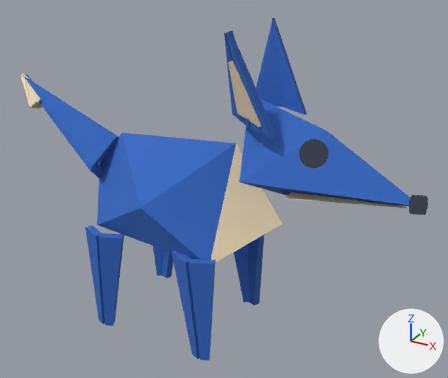
The glTF model models/foldlings/foldling_fox_multiply_divide.glb as it was, and as the next commit left it.
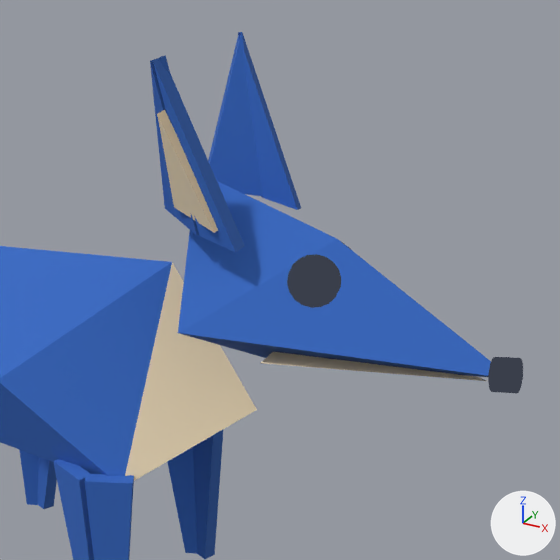
Old and new are each drawn whole from a 50 mm lens placed at (0.0528, -0.0876, 0.0729), pointed at (0.0035, 0.002, 0.0281) and again close up on the part from 32% to 100% of the width and 0% to 81% of the height. Every picture has the same lights, and +X, +Y and +Z are marked at lower right. The first two pictures are the older version. Where no turn or scale is listed for an object, it has been applied to the vertices. Vertices at exactly the same position are counted once.

The first close-up shows 'body', 'ear_l', 'ear_r', 'head', 'leg_br', 'leg_fl', 'leg_fr'.
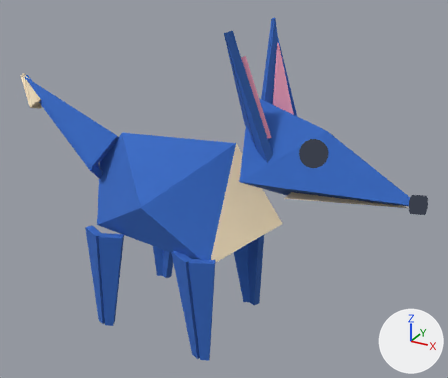
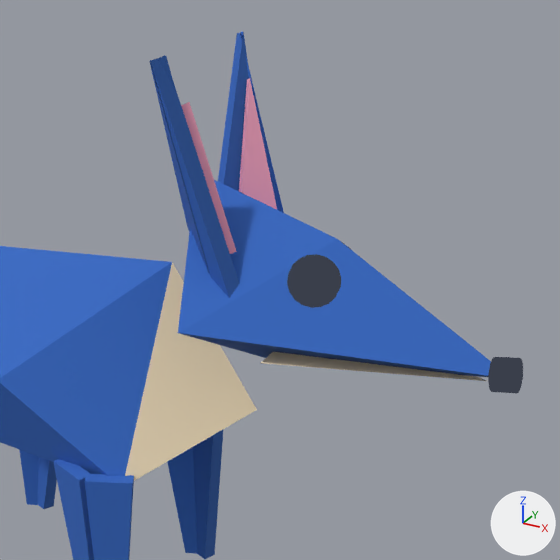
Changed parts and their boxes [x1, y1, x2, y2] in the close-ups (560 x 560 px):
'ear_l', reshaped
    before: [150, 55, 245, 252]
    after: [149, 55, 240, 298]
'ear_r', reshaped
    before: [208, 32, 301, 210]
    after: [218, 32, 284, 213]
part 1 of me_ear_l, rebuilt (24% wider, 20% taller)
    before: [150, 55, 199, 235]
    after: [149, 56, 210, 273]
part 2 of me_ear_l, rebuilt
    before: [153, 56, 245, 252]
    after: [151, 55, 240, 298]
part 3 of me_ear_l, deleted (beige)
    before: [157, 110, 218, 233]
part 4 of me_ear_l, added
    after: [181, 102, 237, 254]
part 5 of me_ear_r, rebuilt
    before: [208, 32, 263, 196]
    after: [218, 32, 249, 191]
part 6 of me_ear_r, rebuilt
    before: [238, 32, 301, 210]
    after: [240, 33, 284, 213]
part 7 of me_ear_r, added (pink)
    after: [239, 78, 277, 210]

The change in detail:
Material 'pink' (mat_pink) is new.
Its base color is (0.922, 0.376, 0.527) (pink #f6a5c0).
Its roughness is 0.95.
me_ear_l is used by ob_ear_l; location (0.0125, -0.005, 0.044).
Verts and faces of me_ear_l; kept vertices keep their numbers, new ones are numbered from 18.
me_ear_l had 18 vertices, 24 faces and spanned x -0.0044..0.0042, y -0.0038..0.0025, z -0.0014..0.0138.
me_ear_l now has 18 vertices, 24 faces and spans x -0.0034..0.0048, y -0.0033..0.0033, z -0.0078..0.0139.
me_ear_l part 1: the loose piece of 6 vertices spanning x -0.0044..0.001, y -0.0033..0.0025, z -0.0007..0.0138 is rebuilt with 6 vertices and now spans x -0.0034..0.0023, y -0.0031..0.0033, z -0.0047..0.0139.
me_ear_l part 2: the loose piece of 6 vertices spanning x -0.003..0.0042, y -0.0034..-0.0004, z -0.0014..0.0138 is rebuilt with 6 vertices and now spans x -0.0032..0.0048, y -0.0033..0.0001, z -0.0078..0.0138.
me_ear_l part 3: the loose piece of 6 vertices spanning x -0.0024..0.0025, y -0.0038..-0.0003, z 0.0001..0.0098 is deleted.
Part 4, on me_ear_l:
New vertex 18 is at (-0.0016, -0.0014, 0.0099), pixel (180, 105).
New vertex 19 is at (-0.0006, 0.0016, 0.0004).
New vertex 20 is at (0.0024, -0.0002, -0.0025).
New vertex 21 is at (0.003, 0.0003, -0.0022), pixel (236, 251).
New vertex 22 is at (-0.0001, 0.0021, 0.0006).
New vertex 23 is at (-0.001, -0.0009, 0.0101), pixel (189, 102).
New faces: (18, 19, 20), (19, 21, 20), (19, 22, 21), (18, 22, 19), (18, 23, 22), (18, 20, 23) (mat_pink (pink #f6a5c0)).
New faces: (20, 21, 23), (21, 22, 23) (mat_pink (pink #f6a5c0)).
me_ear_l no longer uses material mat_cream (beige #f6e3c0).
me_ear_l no longer uses material mat_cream_shade (beige #e0caa5).
me_ear_l gains material mat_pink (pink #f6a5c0).
me_ear_r is used by ob_ear_r; location (0.0125, 0.005, 0.044).
Verts and faces of me_ear_r; kept vertices keep their numbers, new ones are numbered from 18.
me_ear_r had 18 vertices, 24 faces and spanned x -0.0044..0.0042, y -0.0025..0.0038, z -0.0014..0.0138.
me_ear_r now has 18 vertices, 24 faces and spans x -0.0034..0.0048, y -0.0033..0.0033, z -0.0078..0.0139.
me_ear_r part 5: the loose piece of 6 vertices spanning x -0.0044..0.001, y -0.0025..0.0033, z -0.0007..0.0138 is rebuilt with 6 vertices and now spans x -0.0034..0.0023, y -0.0033..0.0031, z -0.0047..0.0139.
me_ear_r part 6: the loose piece of 6 vertices spanning x -0.003..0.0042, y 0.0004..0.0034, z -0.0014..0.0138 is rebuilt with 6 vertices and now spans x -0.0032..0.0048, y -0.0001..0.0033, z -0.0078..0.0138.
Part 7, on me_ear_r:
New vertex 18 is at (-0.001, 0.0009, 0.0101), pixel (249, 78).
New vertex 19 is at (-0.0001, -0.0021, 0.0006), pixel (241, 191).
New vertex 20 is at (0.003, -0.0003, -0.0022).
New vertex 21 is at (0.0024, 0.0002, -0.0025).
New vertex 22 is at (-0.0006, -0.0016, 0.0004).
New vertex 23 is at (-0.0016, 0.0014, 0.0099), pixel (246, 79).
New faces: (18, 19, 20), (19, 21, 20), (19, 22, 21), (18, 22, 19), (18, 23, 22), (18, 20, 21) (mat_pink (pink #f6a5c0)).
New faces: (18, 21, 23), (21, 22, 23) (mat_pink (pink #f6a5c0)).
Other edits to the shape of me_ear_r do not show in these pictures.
me_ear_r no longer uses material mat_cream (beige #f6e3c0).
me_ear_r no longer uses material mat_cream_shade (beige #e0caa5).
me_ear_r gains material mat_pink (pink #f6a5c0).
